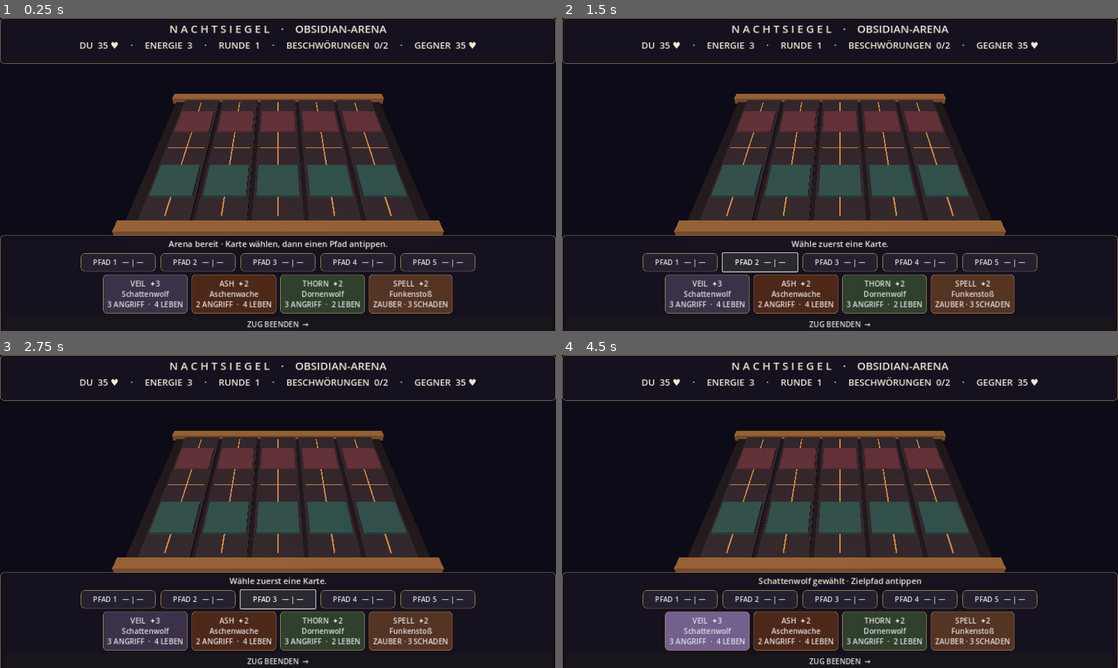
Above: before the commit, frames 1-4 (two rows, left to right).
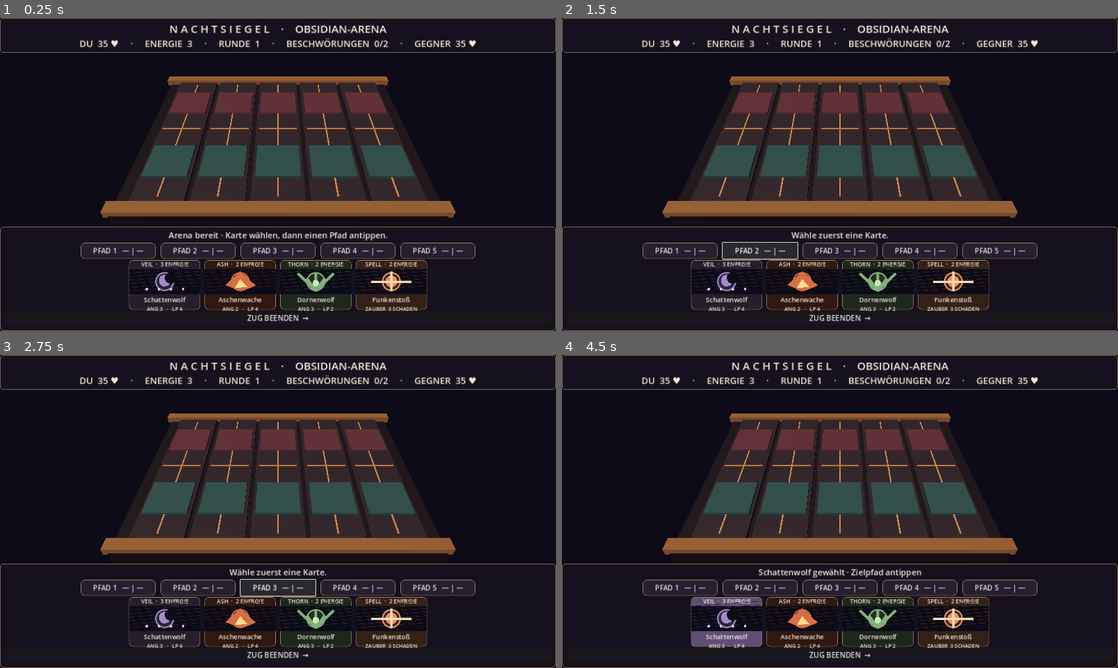
Above: after the commit, the same moments.

Repository: Jagarex-lab/nachtsiegel-app
Game: Godot game, scene res://scenes/arena.tscn
Two runs of this game, one before a commit and one after it. Both use one fixed random seed, a clock stepped at 60 frames per second and the inputs below.
Inputs (mouse positions are in pixels of both pictures, inside the frame that each line leads up to):
- Up to frame 1 (0.25 s): no input
- Up to frame 2 (1.5 s): click "PFAD 1 — | —" at 0.5 s; click "PFAD 2 — | —" at 1.25 s
- Up to frame 3 (2.75 s): click "PFAD 3 — | —" at 2 s
- Up to frame 4 (4.5 s): click "PFAD 4 — | —" at 2.75 s; click "PFAD 5 — | —" at 3.5 s; click (706, 630) at 4.25 s, where only the run before the commit has a clickable "VEIL ✦3 Schattenwolf 3 ANGRIF…"

The runs differ from the first frame. In frame 1, 30% of the frame differs, in the area x 0-100%, y 6-100%; in frame 2, 30%; in frame 3, 30%; in frame 4, 30%.

Commit message:
Alpha 0.2: illustrated cards, distinct 3D creatures and improved landscape HUD

Diff:
--- a/scripts/arena.gd
+++ b/scripts/arena.gd
@@ -1,6 +1,7 @@
 extends Node3D
 ## NACHTSIEGEL mobile arena, milestone 1.
 ## Original 2.5D visual prototype with local combat; NOT a verified port of the legacy rules.
+const CardVignette = preload("res://scripts/card_vignette.gd")
 const LANES := 5
 const MAX_HP := 35
 const CARD_POOL := [
@@ -35,6 +36,7 @@
 var lane_buttons: Array[Button] = []
 var end_button: Button
 var landscape_panel: ColorRect
+var card_buttons: Array[Button] = []
 var camera: Camera3D
 var world_root: Node3D
 
@@ -63,7 +65,7 @@
 	environment_node.environment = environment
 	world_root.add_child(environment_node)
 	camera = Camera3D.new()
-	camera.position = Vector3(0, 10.6, 12.8)
+	camera.position = Vector3(0, 9.4, 12.8)
 	camera.rotation_degrees = Vector3(-44, 0, 0)
 	camera.fov = 52
 	camera.current = true
@@ -115,28 +117,75 @@
 	base_mat.albedo_color = Color("#8b4b62") if enemy else Color("#4c8890")
 	base.material_override = base_mat
 	holder.add_child(base)
-	var body := SphereMesh.new()
-	body.radius = 0.51
-	body.height = 1.05
+	var tint := Color(str(data["tint"]))
+	var name := str(data["name"])
+	var body_mesh: PrimitiveMesh
+	if name == "Nebelqualle" or name == "Gezeitenhüter":
+		var dome := SphereMesh.new()
+		dome.radius = 0.64
+		dome.height = 0.75
+		body_mesh = dome
+	elif name == "Dornenwolf" or name == "Schattenwolf":
+		var beast := CapsuleMesh.new()
+		beast.radius = 0.38
+		beast.height = 1.38
+		body_mesh = beast
+	else:
+		var knight := CylinderMesh.new()
+		knight.top_radius = 0.28
+		knight.bottom_radius = 0.53
+		knight.height = 1.25
+		body_mesh = knight
 	var body_instance := MeshInstance3D.new()
-	body_instance.mesh = body
-	body_instance.position.y = 0.84
+	body_instance.mesh = body_mesh
+	body_instance.position.y = 0.93
 	var mat := StandardMaterial3D.new()
-	mat.albedo_color = Color(str(data["tint"]))
-	mat.metallic = 0.25
-	mat.roughness = 0.32
+	mat.albedo_color = tint
+	mat.metallic = 0.42
+	mat.roughness = 0.33
 	body_instance.material_override = mat
 	holder.add_child(body_instance)
-	var crest := SphereMesh.new()
-	crest.radius = 0.21
-	crest.height = 0.42
+	if name == "Dornenwolf" or name == "Schattenwolf":
+		for side in [-1,1]:
+			var ear := CylinderMesh.new()
+			ear.top_radius = 0.01
+			ear.bottom_radius = 0.22
+			ear.height = 0.67
+			var ear_node := MeshInstance3D.new()
+			ear_node.mesh = ear
+			ear_node.position = Vector3(float(side)*0.26,1.72,0)
+			ear_node.material_override = mat
+			holder.add_child(ear_node)
+	elif name == "Nebelqualle" or name == "Gezeitenhüter":
+		for j in 5:
+			var tendril := CylinderMesh.new()
+			tendril.top_radius = 0.045
+			tendril.bottom_radius = 0.07
+			tendril.height = 0.66
+			var strand := MeshInstance3D.new()
+			strand.mesh = tendril
+			strand.position = Vector3((float(j)-2.0)*0.20,0.36,0)
+			strand.material_override = mat
+			holder.add_child(strand)
+	else:
+		var helm := SphereMesh.new()
+		helm.radius = 0.31
+		helm.height = 0.53
+		var helm_node := MeshInstance3D.new()
+		helm_node.mesh = helm
+		helm_node.position.y = 1.78
+		helm_node.material_override = mat
+		holder.add_child(helm_node)
 	var eye := MeshInstance3D.new()
-	eye.mesh = crest
-	eye.position = Vector3(0,1.03,0.44)
+	var eye_mesh := SphereMesh.new()
+	eye_mesh.radius = 0.12
+	eye_mesh.height = 0.24
+	eye.mesh = eye_mesh
+	eye.position = Vector3(0,1.13,0.43)
 	var eye_mat := StandardMaterial3D.new()
-	eye_mat.albedo_color = Color("#fff0bb")
+	eye_mat.albedo_color = Color("#ffe6aa")
 	eye_mat.emission_enabled = true
-	eye_mat.emission = Color("#f0bc75")
+	eye_mat.emission = tint
 	eye.material_override = eye_mat
 	holder.add_child(eye)
 	var text3d := Label3D.new()
@@ -144,7 +193,7 @@
 	text3d.font_size = 45
 	text3d.pixel_size = 0.008
 	text3d.billboard = BaseMaterial3D.BILLBOARD_ENABLED
-	text3d.position = Vector3(0,1.8,0)
+	text3d.position = Vector3(0,2.23,0)
 	holder.add_child(text3d)
 	holder.scale = Vector3(0.05,0.05,0.05)
 	holder.create_tween().tween_property(holder,"scale",Vector3.ONE,0.27).set_trans(Tween.TRANS_BACK).set_ease(Tween.EASE_OUT)
@@ -192,10 +241,10 @@
 	var header := PanelContainer.new()
 	root_ui.add_child(header)
 	header.set_anchors_and_offsets_preset(Control.PRESET_TOP_WIDE)
-	header.offset_bottom = 105
+	header.offset_bottom = 76
 	header.add_theme_stylebox_override("panel",_panel(Color("#17121fe9")))
 	var header_column := VBoxContainer.new()
-	header_column.add_theme_constant_override("separation",5)
+	header_column.add_theme_constant_override("separation",1)
 	header.add_child(header_column)
 	title_label = _label("N A C H T S I E G E L    ·    OBSIDIAN-ARENA",25)
 	header_column.add_child(title_label)
@@ -204,10 +253,10 @@
 	var bottom := PanelContainer.new()
 	root_ui.add_child(bottom)
 	bottom.set_anchors_and_offsets_preset(Control.PRESET_BOTTOM_WIDE)
-	bottom.offset_top = -220
+	bottom.offset_top = -240
 	bottom.add_theme_stylebox_override("panel",_panel(Color("#17121ff2")))
 	var column := VBoxContainer.new()
-	column.add_theme_constant_override("separation",7)
+	column.add_theme_constant_override("separation",3)
 	bottom.add_child(column)
 	message_label = _label("",19)
 	column.add_child(message_label)
@@ -217,7 +266,7 @@
 	column.add_child(row)
 	for i in LANES:
 		var lane := Button.new()
-		lane.custom_minimum_size = Vector2(172,42)
+		lane.custom_minimum_size = Vector2(172,37)
 		lane.add_theme_font_size_override("font_size",16)
 		lane.add_theme_stylebox_override("normal",_panel(Color("#252030")))
 		lane.pressed.connect(_choose_lane.bind(i))
@@ -225,11 +274,11 @@
 		lane_buttons.append(lane)
 	hand_row = HBoxContainer.new()
 	hand_row.alignment = BoxContainer.ALIGNMENT_CENTER
-	hand_row.add_theme_constant_override("separation",9)
+	hand_row.add_theme_constant_override("separation",10)
 	column.add_child(hand_row)
 	end_button = Button.new()
 	end_button.text = "ZUG BEENDEN  →"
-	end_button.custom_minimum_size = Vector2(260,35)
+	end_button.custom_minimum_size = Vector2(260,32)
 	end_button.add_theme_font_size_override("font_size",17)
 	end_button.pressed.connect(_end_turn)
 	column.add_child(end_button)
@@ -259,15 +308,35 @@
 func _card_button(index:int) -> Button:
 	var data:Dictionary = CARD_POOL[int(hand[index])]
 	var button := Button.new()
-	button.custom_minimum_size = Vector2(178,90)
-	button.add_theme_font_size_override("font_size",17)
-	button.text = "%s  ✦%d\n%s\n%s" % [str(data["sigil"]),int(data["cost"]),str(data["name"]),("ZAUBER · %d SCHADEN" % int(data["attack"])) if str(data["kind"]) == "spell" else "%d ANGRIFF  ·  %d LEBEN" % [int(data["attack"]),int(data["hp"])]]
+	button.custom_minimum_size = Vector2(164,114)
+	button.text = ""
 	button.disabled = finished or energy < int(data["cost"])
-	button.add_theme_stylebox_override("normal",_panel(Color(str(data["tint"])).darkened(0.64)))
-	button.add_theme_stylebox_override("hover",_panel(Color(str(data["tint"])).darkened(0.38)))
-	button.add_theme_stylebox_override("pressed",_panel(Color(str(data["tint"])).darkened(0.22)))
+	var accent := Color(str(data["tint"]))
+	button.add_theme_stylebox_override("normal",_panel(accent.darkened(0.78)))
+	button.add_theme_stylebox_override("hover",_panel(accent.darkened(0.53)))
+	button.add_theme_stylebox_override("pressed",_panel(accent.darkened(0.36)))
 	if index == selected:
-		button.add_theme_stylebox_override("normal",_panel(Color(str(data["tint"])).darkened(0.30)))
+		button.add_theme_stylebox_override("normal",_panel(accent.darkened(0.43)))
+	var content := VBoxContainer.new()
+	content.mouse_filter = Control.MOUSE_FILTER_IGNORE
+	button.add_child(content)
+	content.set_anchors_and_offsets_preset(Control.PRESET_FULL_RECT)
+	content.add_theme_constant_override("separation",1)
+	var heading := _label("%s  ·  %d ENERGIE" % [str(data["sigil"]),int(data["cost"])],13)
+	heading.mouse_filter = Control.MOUSE_FILTER_IGNORE
+	content.add_child(heading)
+	var art := CardVignette.new()
+	art.accent = accent
+	art.archetype = str(data["sigil"])
+	art.size_flags_vertical = Control.SIZE_EXPAND_FILL
+	content.add_child(art)
+	var name_label := _label(str(data["name"]),15)
+	name_label.mouse_filter = Control.MOUSE_FILTER_IGNORE
+	content.add_child(name_label)
+	var stats := "ZAUBER  %d SCHADEN" % int(data["attack"]) if str(data["kind"]) == "spell" else "ANG %d   ·   LP %d" % [int(data["attack"]),int(data["hp"])]
+	var stats_label := _label(stats,12)
+	stats_label.mouse_filter = Control.MOUSE_FILTER_IGNORE
+	content.add_child(stats_label)
 	button.pressed.connect(_select_card.bind(index))
 	return button
 
